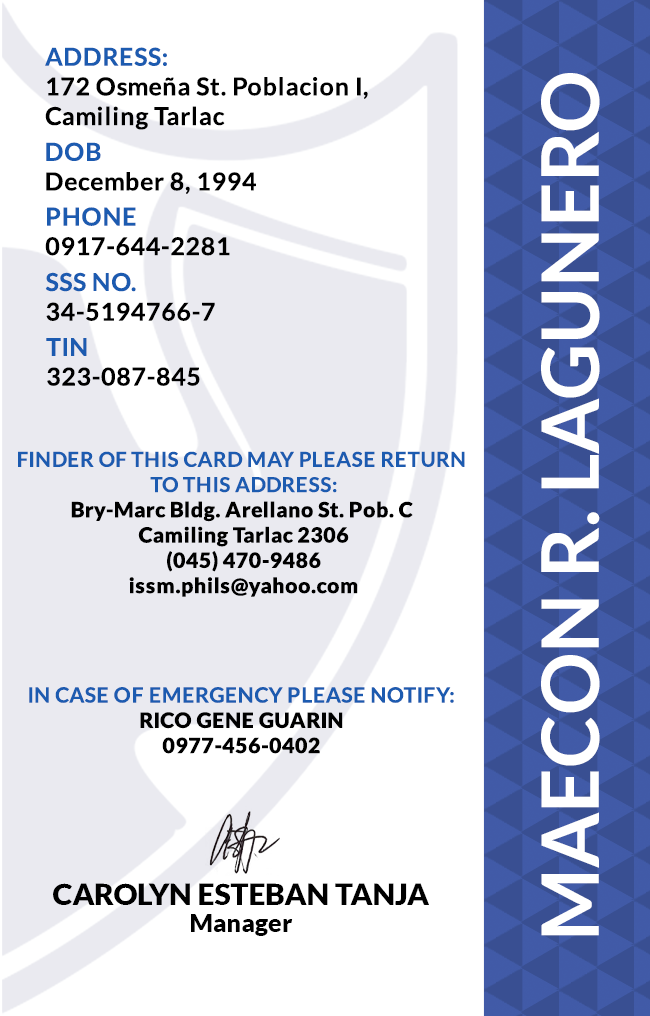
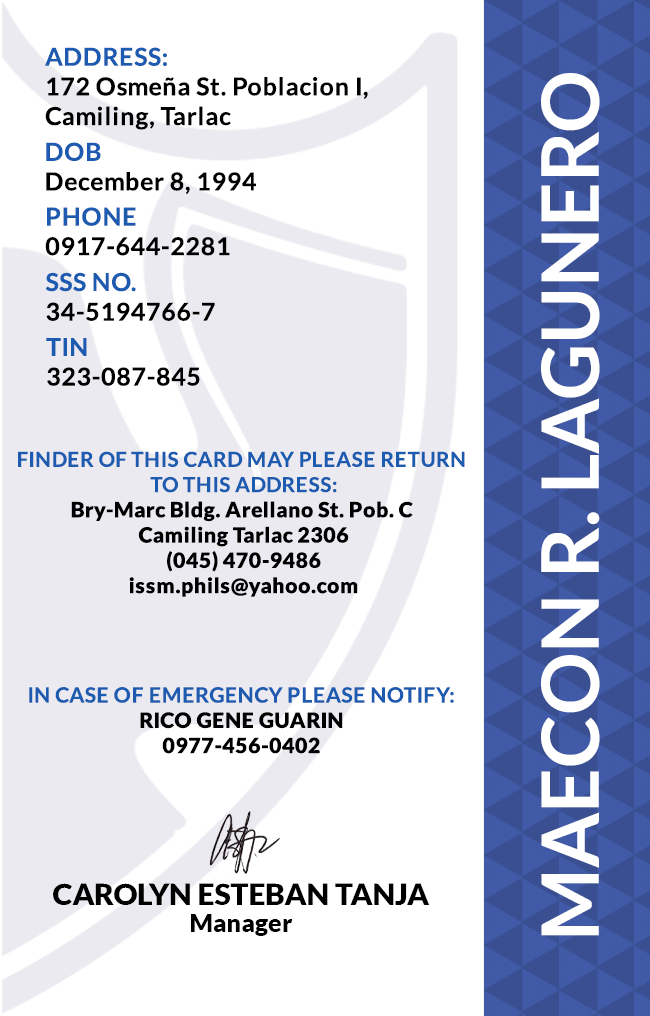
Revision of a layered 650 x 1016 image; what changed, layer by layer:
renamed "ADDRESS: 172 Osmeña St. Poblacion I, Camiling Tarlac" to "ADDRESS: 172 Osmeña St. Poblacion I, Camiling, Tarlac", painted on it over 150, 106, 231, 129
